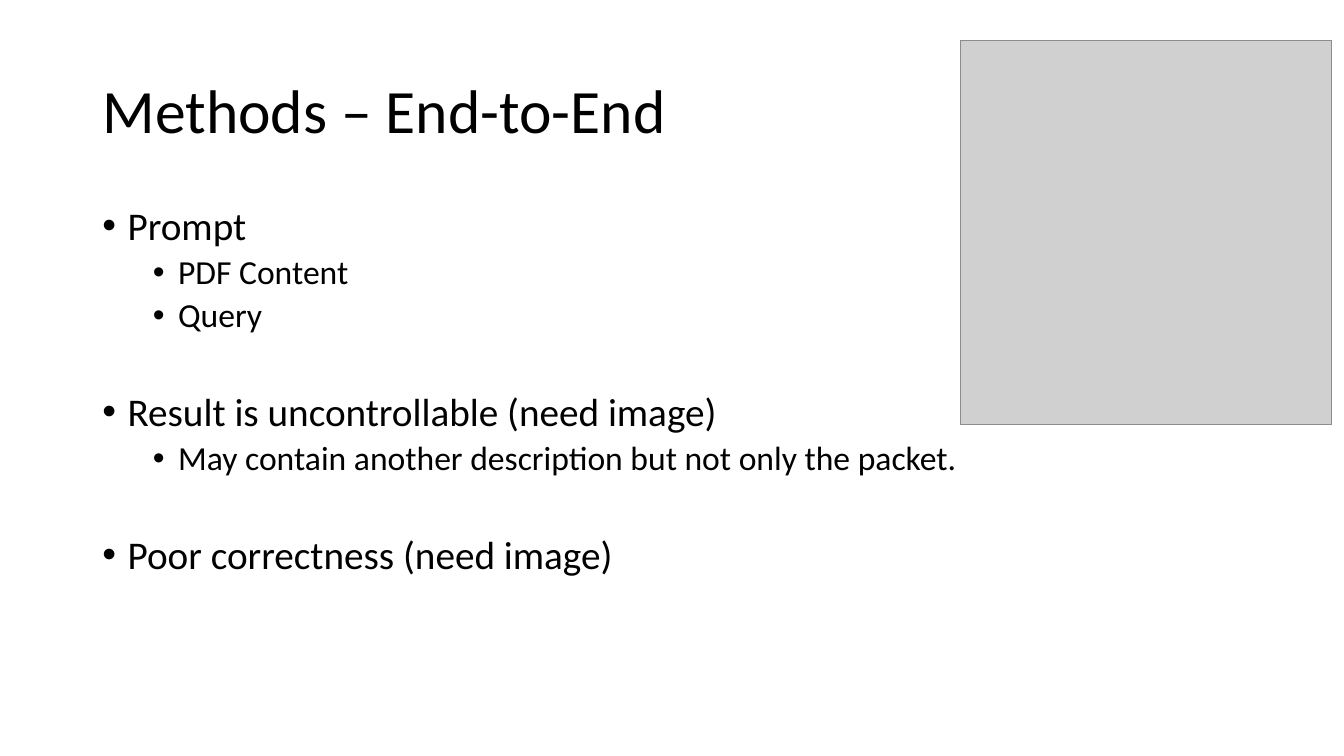
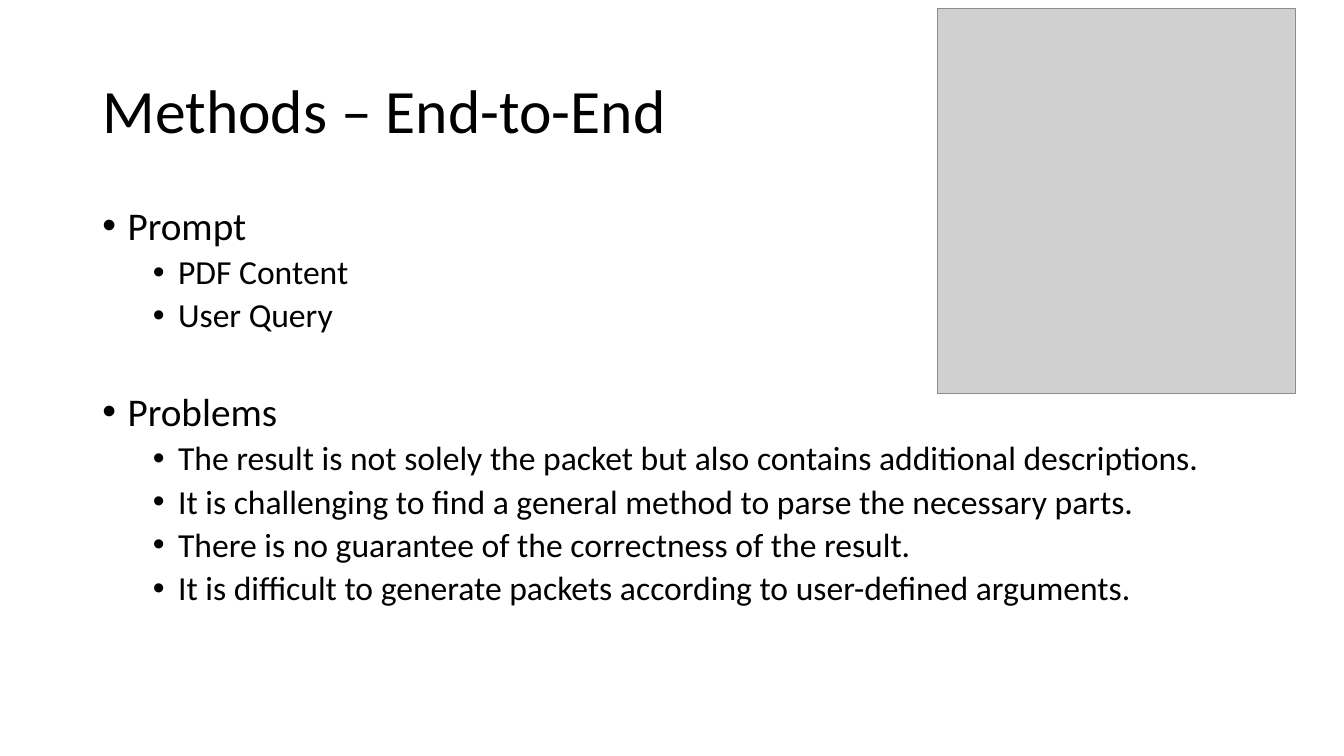
Before and after one commit to yqlai/CModel, a slide deck: slide 9 of 賴宥齊_AI.pptx (slide 6 before the commit). Drawn at 1344x756 pixels with LibreOffice and Linux fonts; fonts in the diff are those of the drawing; grey boxes stand for pictures. Boxes give left, top, right and bottom in pixels: in the first picture for what was removed or moved away, otherwise in the second. Text is boxed around its words. In the diff, an @@ line names an element or a change of style, - is before the commit and + after.

```diff
--- a/賴宥齊_AI.pptx
+++ b/賴宥齊_AI.pptx
@@ picture: place and size @@
-picture at [961,40,1332,425]
+picture at [938,9,1296,394]
@@ text at [128,305,1198,606]: text changed; size 28 to 24 pt @@
-  • Query
-• Result is uncontrollable (need image)
-  • May contain another description but not only the packet.
-• Poor correctness (need image)
+  • User Query
+• Problems
+  • The result is not solely the packet but also contains additional descriptions.
+  • It is challenging to find a general method to parse the necessary parts.
+  • There is no guarantee of the correctness of the result.
+  • It is difficult to generate packets according to user-defined arguments.
```
Also in this commit, not shown: 8 other slides changed, 8 slides added, 1 slide removed, 10 other files.
